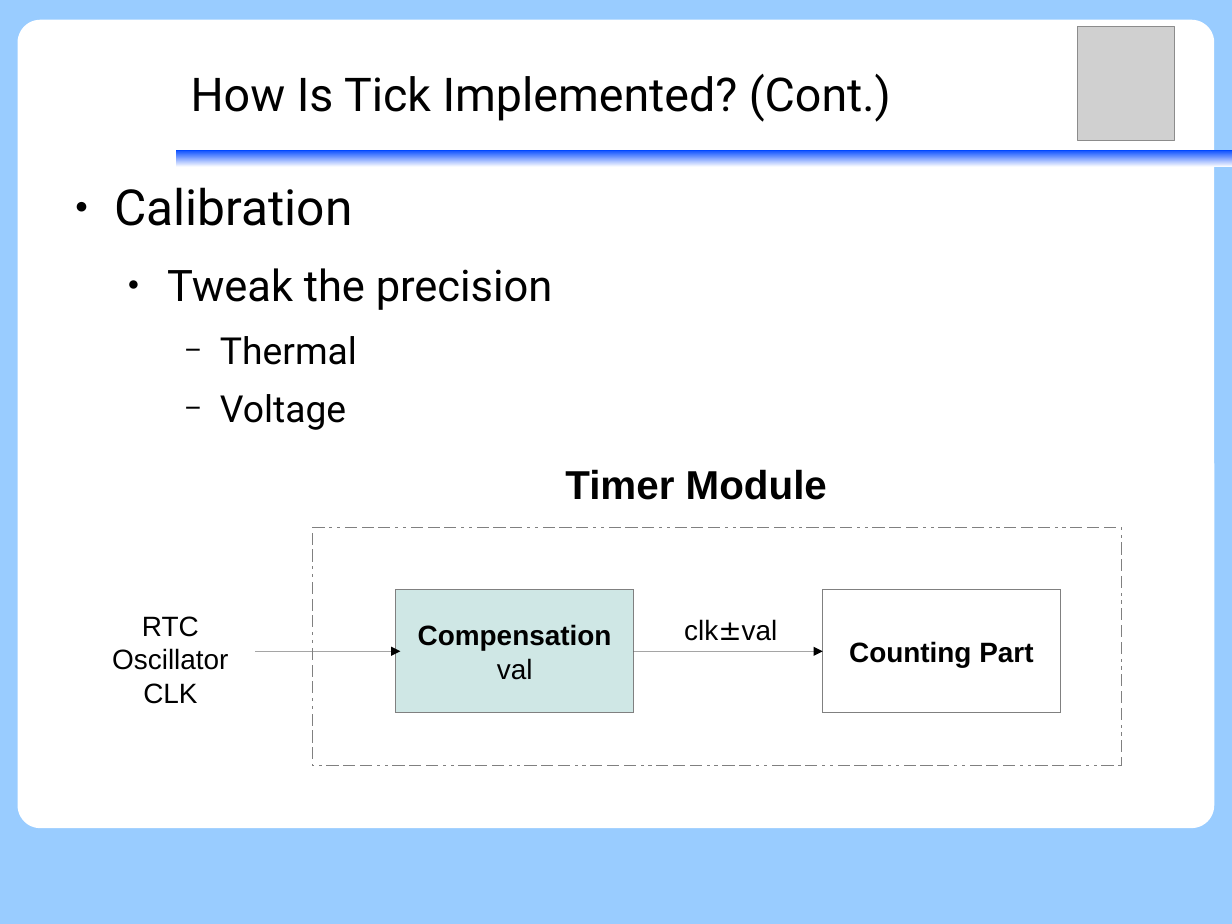
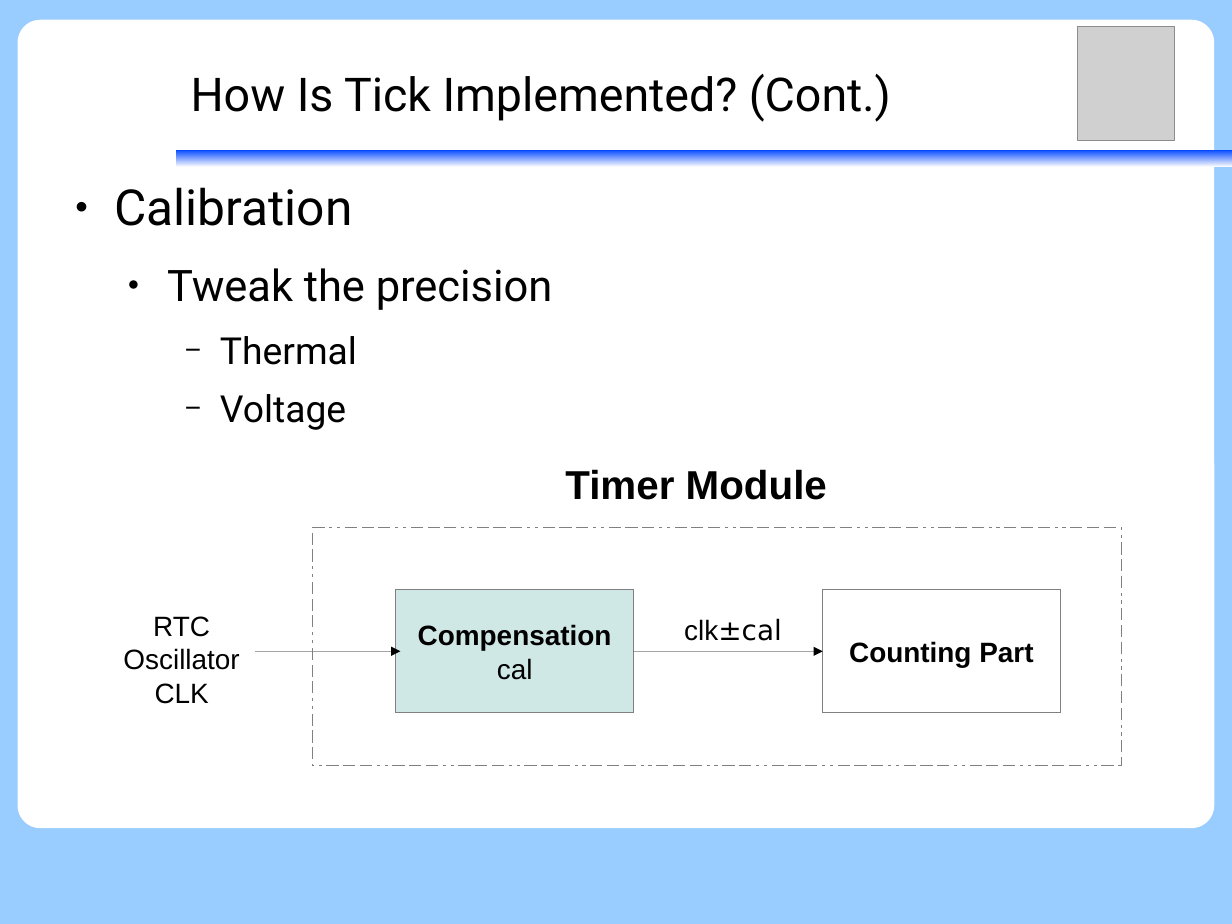
Before and after one commit to vh21/documents, a slide deck: slide 14 of ukernel/f9-microkernel-ktimer.odp. Drawn at 1232x924 pixels with LibreOffice and Linux fonts; fonts in the diff are those of the drawing; grey boxes stand for pictures. Boxes give left, top, right and bottom in pixels: in the first picture for what was removed or moved away, otherwise in the second. Text is boxed around its words. In the diff, an @@ line names an element or a change of style, - is before the commit and + after.

```diff
--- a/ukernel/f9-microkernel-ktimer.odp
+++ b/ukernel/f9-microkernel-ktimer.odp
@@ text "RTC": place and size @@
-text "RTC" at (112,616,228,704)
+text "RTC" at (123,616,239,704)
@@ text at (684,618,782,641): text changed; font Arial to DejaVu Sans @@
-clk±val
+clk±cal
@@ text in rectangle at (497,658,533,680): text changed @@
-val
+cal
```
Also in this commit, not shown: 14 other slides changed, 5 slides added.
